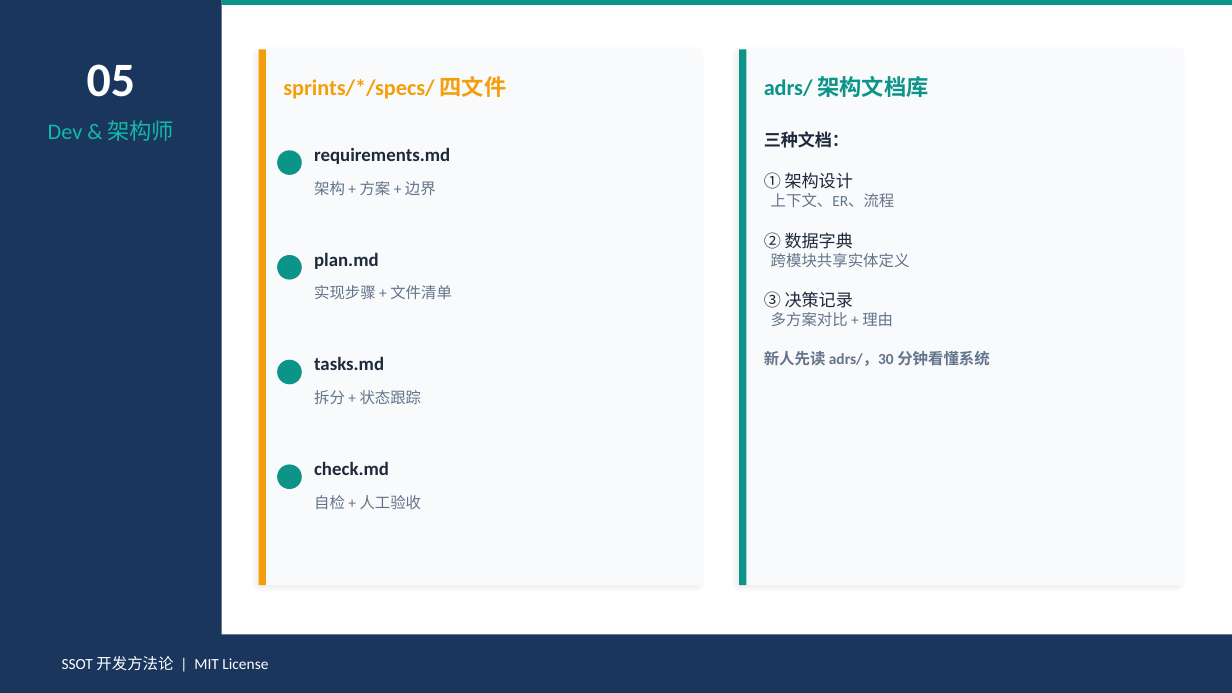
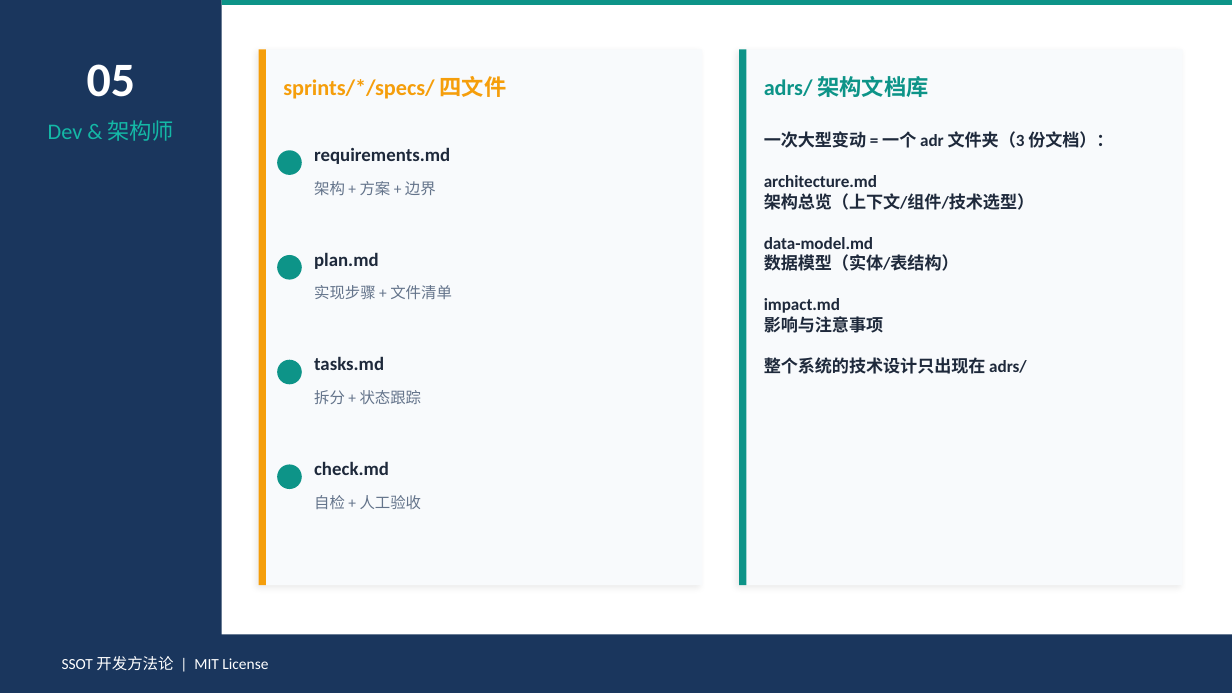
Before and after one commit to Toketec/SpecRocket, a slide deck: slide 6 of SSOT-开发方法论-培训.pptx. Drawn at 1232x693 pixels with LibreOffice and Linux fonts; fonts in the diff are those of the drawing. Boxes give left, top, right and bottom in pixels: in the first picture for what was removed or moved away, otherwise in the second. Text is boxed around its words. In the diff, an @@ line names an element or a change of style, - is before the commit and + after.

Commit message:
feat: v3.0.1 ADR 收敛 — 一次大型变动=一个adr文件夹(3份文档) / 五步流程措辞统一(PM独作含sprint docs) / migrate支持旧ADR单文件→文件夹 / PPT同步 / brainstorm命名改阶段①-⑤

```diff
--- a/SSOT-开发方法论-培训.pptx
+++ b/SSOT-开发方法论-培训.pptx
@@ text at [764,131,1113,374]: text changed; size 9 to 10 pt; text colour #64748B to #1E293B; bold on @@
-三种文档：
-① 架构设计
-上下文、ER、流程
-② 数据字典
-跨模块共享实体定义
-③ 决策记录
-多方案对比 + 理由
-新人先读 adrs/，30 分钟看懂系统
+一次大型变动 = 一个 adr 文件夹（3 份文档）：
+architecture.md
+架构总览（上下文/组件/技术选型）
+data-model.md
+数据模型（实体/表结构）
+impact.md
+影响与注意事项
+整个系统的技术设计只出现在 adrs/
```
Also in this commit, not shown: 3 other slides changed, 15 other files.
